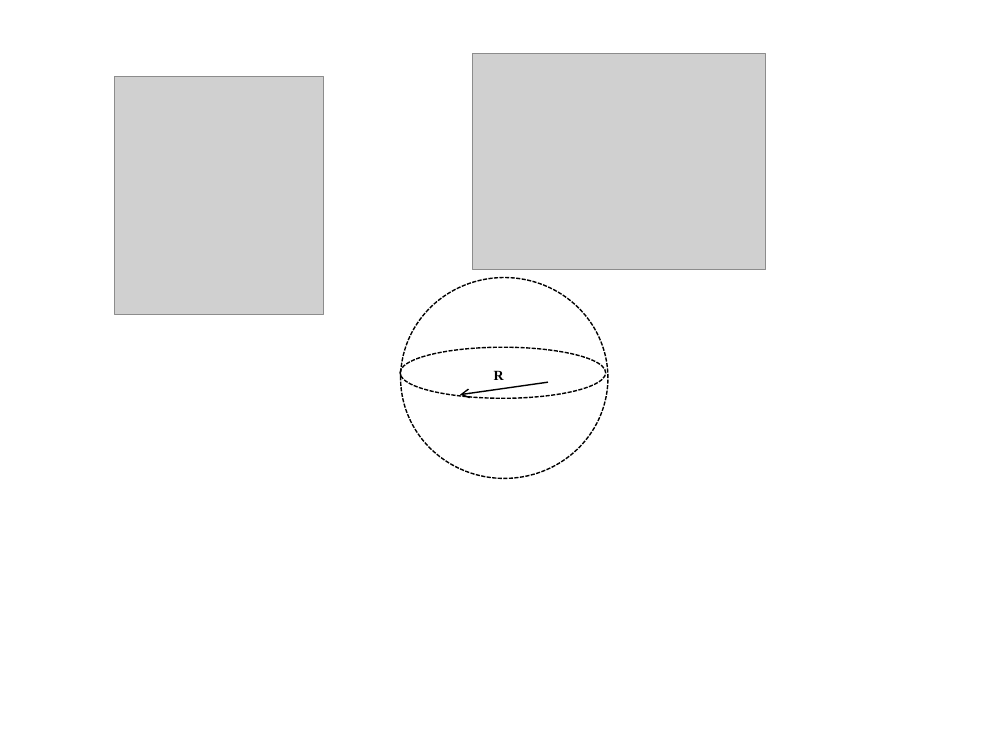
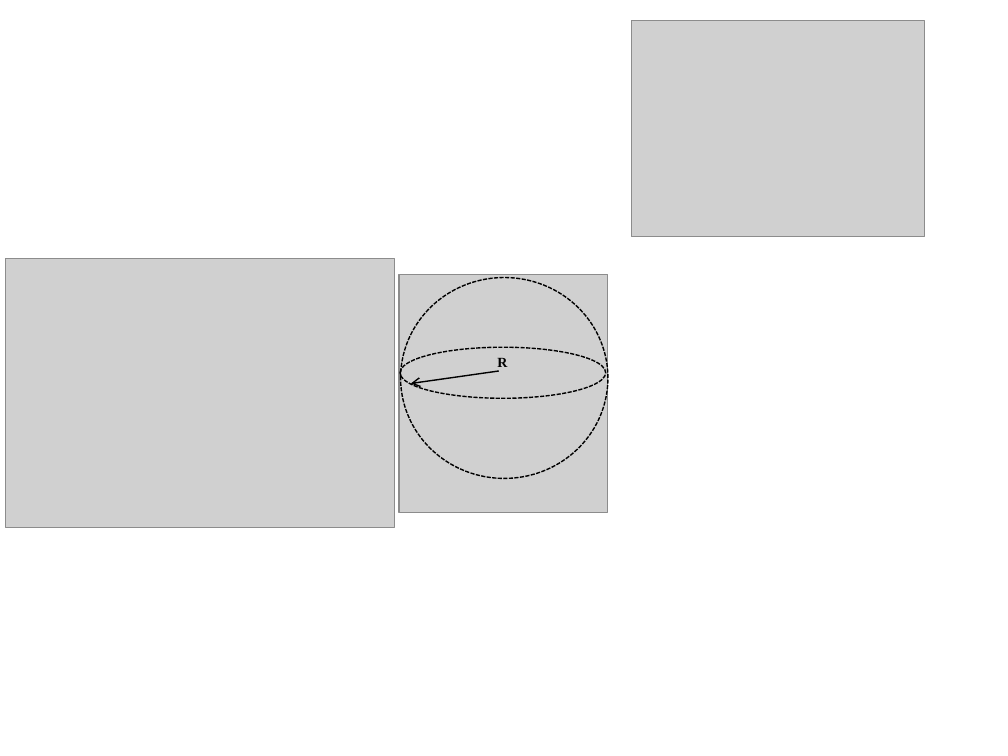
Before and after one commit to ZhenyuWei-acc/undergrad_thesis, a slide deck: slide 7 of 示意图作图.ppt. Drawn at 1008x756 pixels with LibreOffice and Linux fonts; fonts in the diff are those of the drawing; grey boxes stand for pictures. Boxes give left, top, right and bottom in pixels: in the first picture for what was removed or moved away, otherwise in the second. Text is boxed around its words. In the diff, an @@ line names an element or a change of style, - is before the commit and + after.

```diff
--- a/示意图作图.ppt
+++ b/示意图作图.ppt
@@ picture: place and size @@
-picture at [473,53,766,269]
+picture at [631,21,924,237]
@@ picture added at [6,259,395,527] @@
@@ picture: place and size @@
-picture at [115,77,324,314]
+picture at [399,274,608,512]
@@ text "R" rewrapped from [494,371,504,380] to [497,358,507,371] @@
@@ arrow moved from (548, 382) - (460, 395) to (499, 371) - (411, 383) @@
```
Also in this commit, not shown: 1 other file.
